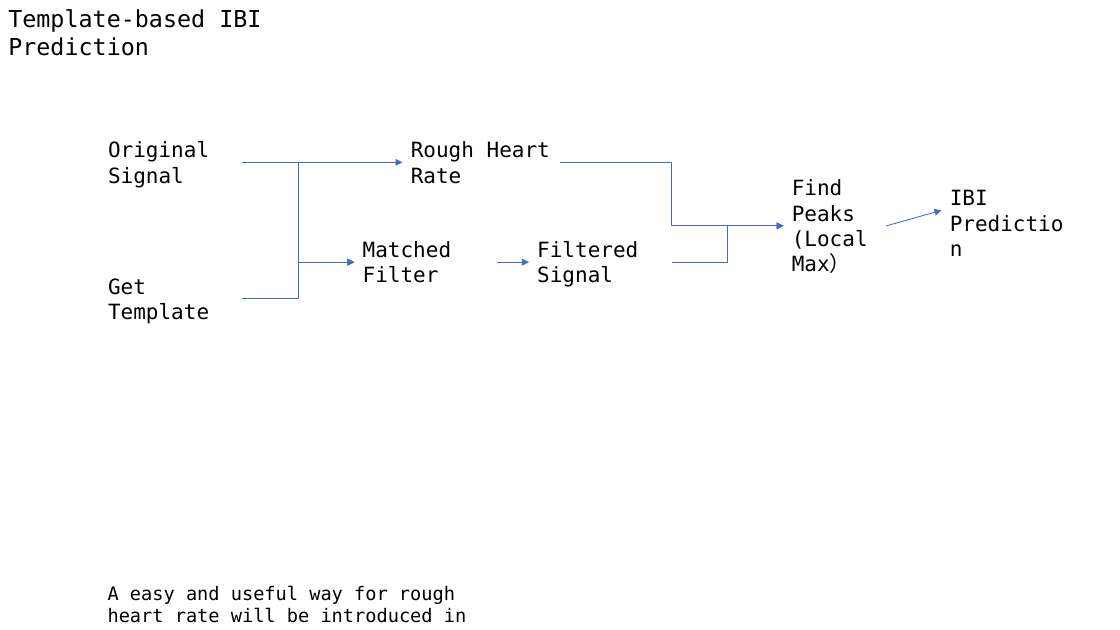
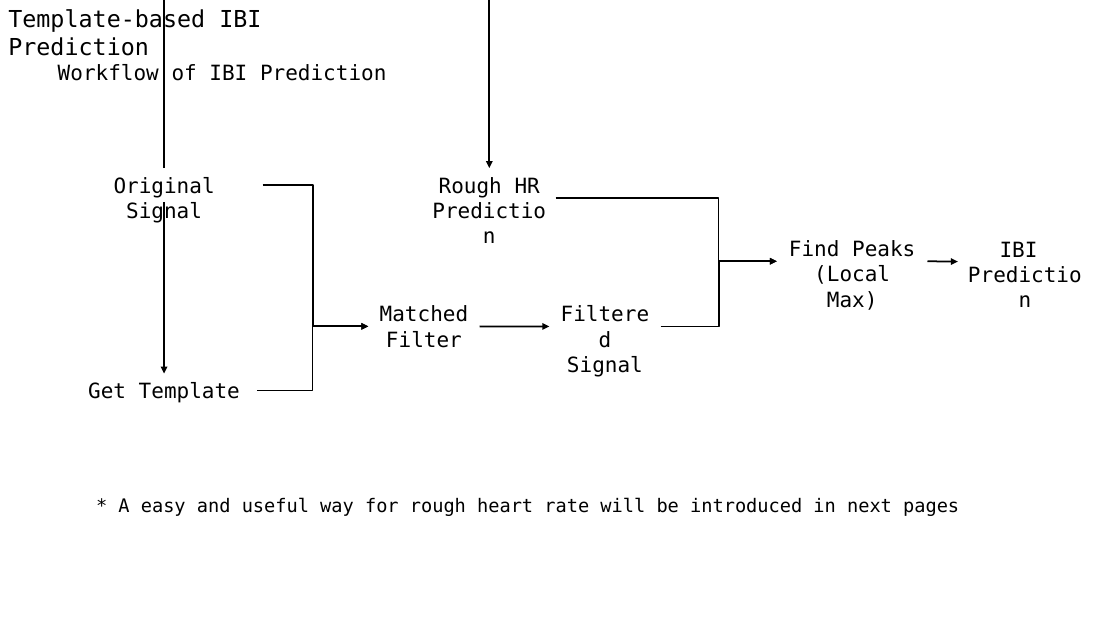
Before and after one commit to A-Big-Tortoise/Presentation, a slide deck: slide 5 of Presentation_0129_JiayuChen.pptx. Drawn at 1120x630 pixels with LibreOffice and Linux fonts; fonts in the diff are those of the drawing. Boxes give left, top, right and bottom in pixels: in the first picture for what was removed or moved away, otherwise in the second. Text is boxed around its words. In the diff, an @@ line names an element or a change of style, - is before the commit and + after.

```diff
--- a/Presentation_0129_JiayuChen.pptx
+++ b/Presentation_0129_JiayuChen.pptx
@@ text added at bbox=[58, 64, 386, 81], 18 pt, text #000000 @@
+Workflow of IBI Prediction
@@ elbow arrow moved from (243, 162) - (402, 162) to (164, 168) - (489, 168) @@
@@ elbow arrow (164, 168) - (489, 168): stroke #3F6FC3 0.75 pt to #000000 1.5 pt @@
@@ text "Original Signal": place and size @@
-text "Original Signal" at bbox=[108, 141, 209, 188]
+text "Original Signal" at bbox=[114, 177, 215, 223]
@@ text at bbox=[439, 177, 540, 198]: text changed @@
-Rough Heart Rate
+Rough HR
+Prediction
@@ arrow added from (164, 202) to (164, 374), #000000 1.5 pt @@
@@ elbow arrow moved from (243, 162) - (355, 262) to (263, 185) - (368, 327) @@
@@ elbow arrow (263, 185) - (368, 327): stroke #3F6FC3 0.75 pt to #000000 1.5 pt @@
@@ elbow arrow moved from (560, 162) - (784, 226) to (556, 197) - (777, 261) @@
@@ elbow arrow (556, 197) - (777, 261): stroke #3F6FC3 0.75 pt to #000000 1.5 pt @@
@@ text "Find Peaks": place and size @@
-text "Find Peaks" at bbox=[792, 179, 868, 273]
+text "Find Peaks" at bbox=[789, 240, 915, 310]
@@ elbow arrow removed from (243, 299) to (355, 262) @@
@@ elbow arrow moved from (671, 262) - (784, 226) to (660, 327) - (777, 261) @@
@@ elbow arrow (660, 327) - (777, 261): stroke #3F6FC3 0.75 pt to #000000 1.5 pt @@
@@ text at bbox=[789, 240, 915, 257]: alignment left to centre @@
@@ text at bbox=[814, 265, 890, 310]: text changed @@
-(Local Max）
+(Local Max)
@@ arrow moved from (886, 226) - (942, 210) to (928, 261) - (958, 261) @@
@@ arrow (928, 261) - (958, 261): stroke #3F6FC3 0.75 pt to #000000 1.5 pt @@
@@ text at bbox=[1000, 241, 1038, 257]: text changed @@
-IBI Prediction
+IBI
+Prediction
@@ text "Matched Filter": place and size @@
-text "Matched Filter" at bbox=[363, 241, 451, 283]
+text "Matched Filter" at bbox=[380, 305, 468, 348]
@@ text "Filtered Signal": place and size @@
-text "Filtered Signal" at bbox=[537, 241, 638, 287]
+text "Filtered Signal" at bbox=[567, 356, 643, 377]
@@ elbow arrow added from (257, 391) to (368, 327), #000000 1.5 pt @@
@@ arrow moved from (497, 262) - (529, 262) to (480, 327) - (549, 327) @@
@@ arrow (480, 327) - (549, 327): stroke #3F6FC3 0.75 pt to #000000 1.5 pt @@
@@ alignment left to centre in 4 elements at bbox=[114, 177, 215, 223], bbox=[380, 305, 468, 348], bbox=[567, 356, 643, 377], bbox=[88, 382, 240, 403] @@
@@ text "Get Template": place and size @@
-text "Get Template" at bbox=[108, 278, 209, 324]
+text "Get Template" at bbox=[88, 382, 240, 403]
@@ text at bbox=[118, 497, 959, 516]: text changed @@
-A easy and useful way for rough heart rate will be introduced in next pages
+* A easy and useful way for rough heart rate will be introduced in next pages
```
Also in this commit, not shown: 14 other slides changed, 1 slide added.
